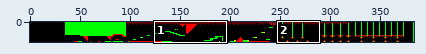
Sprite sheet: src/lx/ledgeo/maps/Level2.png. Above, an overview of the earlier version with the close-up marked.
Close-up. Old version:
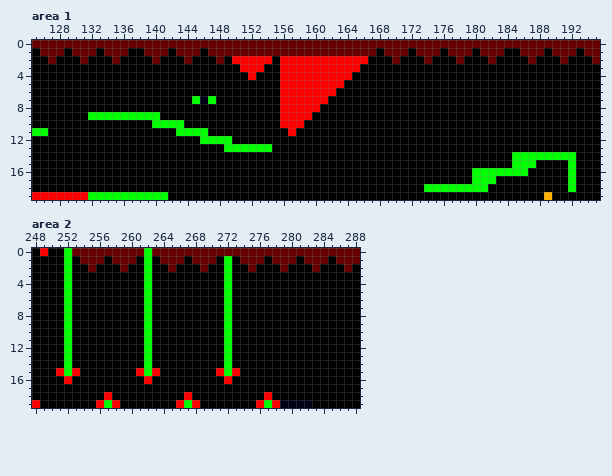
The file is 384x20 pixels. Shown: area 1: x 125..195, y 0..19; area 2: x 248..288, y 0..19.
And afterwards:
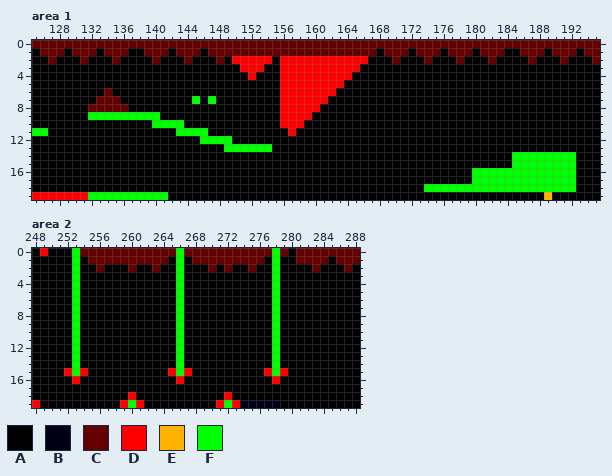
Palette (. is transparent): A #000000  B #000014  C #640000  D #ff0000  E #ffb300  F #00ff00
What changed:
Area 1:
y 6: x 134 A -> C
y 7: x 133..135 AAA -> CCC
y 8: x 132..136 AAAAA -> CCCCC
y 15: x 188..191 AAAA -> FFFF
y 16: x 187..191 AAAAA -> FFFFF
y 17: x 183..191 AAAAAAAAA -> FFFFFFFFF
y 18: x 182..191 AAAAAAAAAA -> FFFFFFFFFF
Area 2:
y 0: x 252..253 FC -> AF; x 262 F -> C; x 266 C -> F; x 278 C -> F; x 280 C -> A
y 1: x 252..254 FAC -> AFA; x 257 A -> C; x 261..263 AFA -> CCC; x 265..266 CC -> AF; x 271..273 AFA -> CCC; x 278..281 CCCA -> FAAC
y 2: x 252..253 FA -> AF; x 255..256 CA -> AC; x 259..260 CA -> AC; x 262..263 FA -> AC; x 265..266 CA -> AF; x 269..270 CA -> AC; x 272 F -> C; x 278..279 AC -> FA
y 3..14: x 252..253 FA -> AF; x 262 F -> A; x 266 A -> F; x 272 F -> A; x 278 A -> F
y 15: x 251..254 DFDA -> ADFD; x 261..263 DFD -> AAA; x 265..267 AAA -> DFD; x 271..273 DFD -> AAA; x 277..279 AAA -> DFD
y 16: x 252..253 DA -> AD; x 262 D -> A; x 266 A -> D; x 272 D -> A; x 278 A -> D
y 18: x 257 D -> A; x 260 A -> D; x 267 D -> A; x 272 A -> D; x 277 D -> A
y 19: x 256..261 DFDAAA -> AAADFD; x 266..268 DFD -> AAA; x 271..282 AAAAADFDBBBB -> DFDBBBBBAAAA
